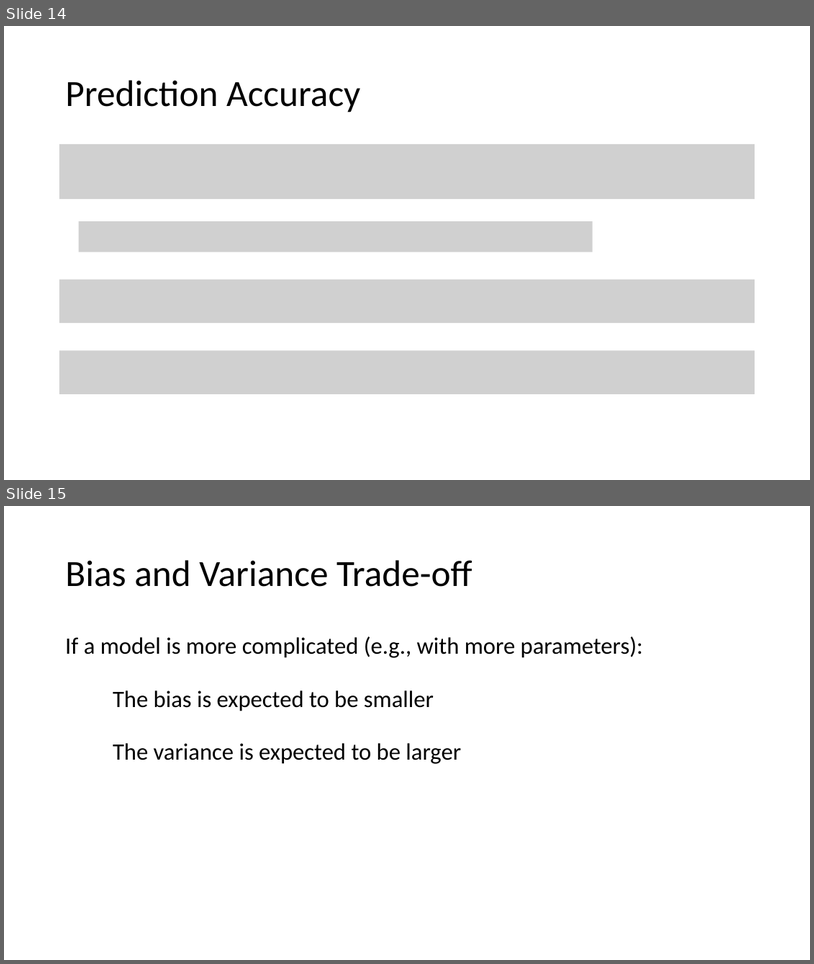
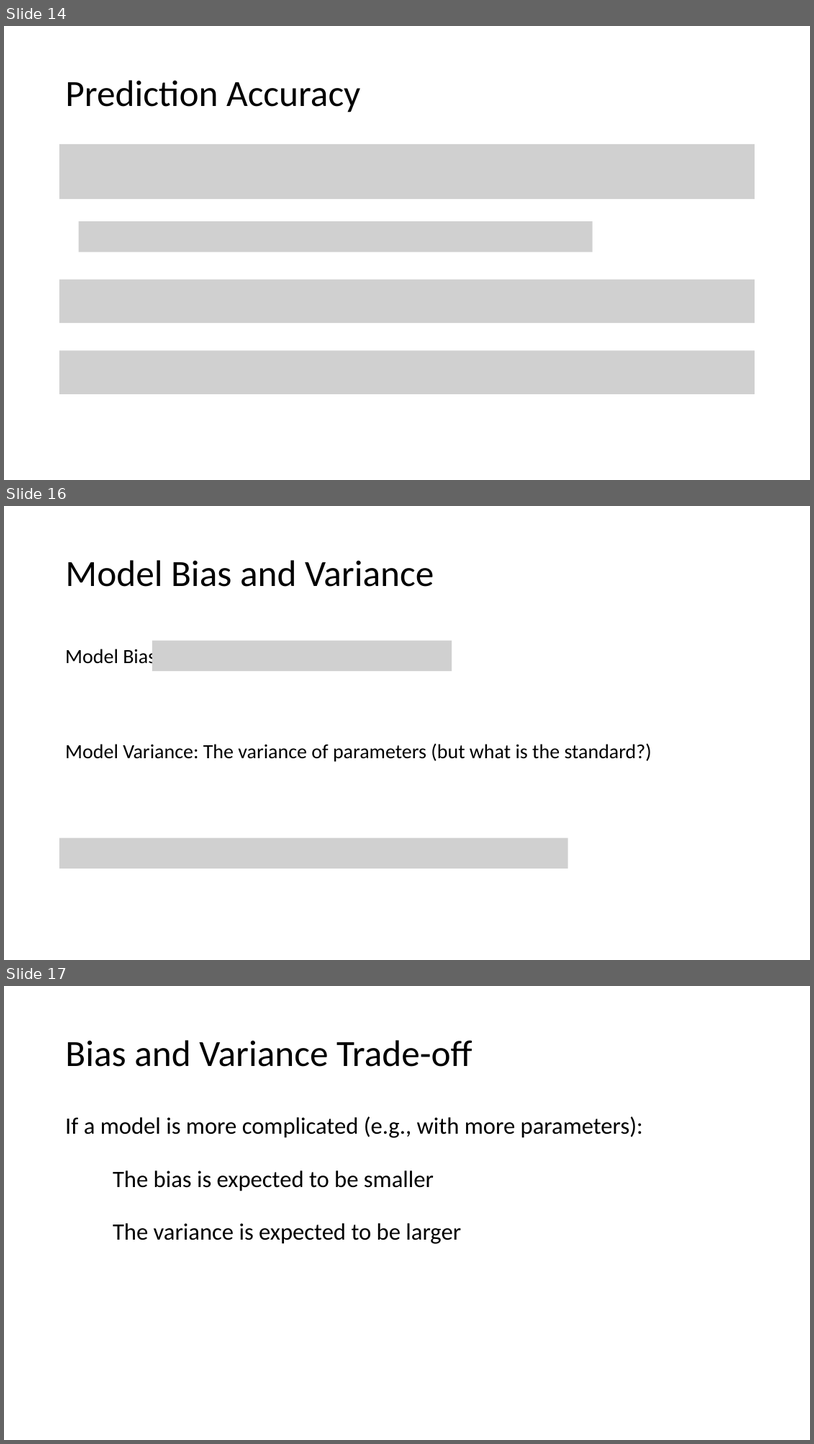
Before and after one commit to tianzheng4/tianzheng4.github.io, a slide deck: _umkc-teaching/slides/Lecture2 - Statistical Learning.pptx. Shown one above the other, each under a label of ours: slides 14 and 15 before the commit, slides 14, 16 and 17 after it; the slides between them are not shown. The pictures are 814x964 and 814x1444 pixels, drawn with LibreOffice and Linux fonts; fonts in the diff are those of the drawing; grey boxes stand for pictures. Boxes give left, top, right and bottom in pixels: in the first picture for what was removed or moved away, otherwise in the second. Text is boxed around its words. In the diff, an @@ line names an element or a change of style, - is before the commit and + after.

```diff
--- a/_umkc-teaching/slides/Lecture2 - Statistical Learning.pptx
+++ b/_umkc-teaching/slides/Lecture2 - Statistical Learning.pptx
@@ slide 16 added at (4,506,810,960), background #FFFFFF @@
@@ title added at (65,560,434,587), 44 pt, text #000000 @@
+Model Bias and Variance
@@ text added at (65,646,156,668), 24 pt, text #000000 @@
+Model Bias
@@ picture added at (152,641,453,671) @@
@@ text added at (65,743,652,762), 24 pt, text #000000 @@
+Model Variance: The variance of parameters (but what is the standard?)
@@ picture added at (59,837,568,867) @@
@@ what was slide 15 is now slide 17 @@
```
Also in this commit, not shown: 3 other slides added.
